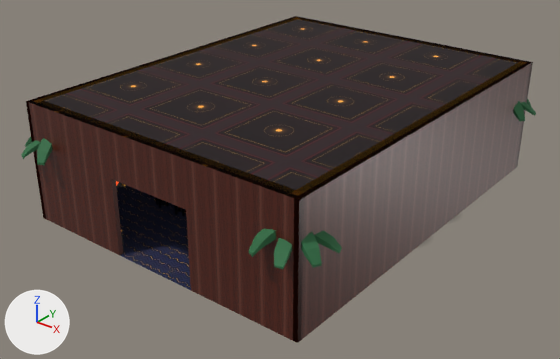
The glTF model tools/paquet_essai/casino_minuit/decor/zone-R-POKER.glb, before and after one commit.
Both versions are drawn from a 50 mm camera at (-13.3, -4.9, 16.3) aimed at (-33.1, 19.9, 1.0). Arrows for +X, +Y and +Z are at lower left; the lights stay in place. The older version comes first. Where no turn or scale is listed for an object, it has been applied to the vertices.

Script lines for the objects in view, before the commit:
```python
mat_da_boislaque = principled_material('da.boisLaque')
mat_da_boislaque.texture = img_8baffad2e5b9109d_png
mat_da_boislaque.metallic = 0.05
mat_da_boislaque.roughness = 0.35
mat_da_moquettec = principled_material('da.moquetteC')
mat_da_moquettec.texture = img_6d0333e4bb6b873a_png
mat_da_moquettec.roughness = 0.95
mat_da_plafondbas = principled_material('da.plafondBas')
mat_da_plafondbas.texture = img_9be791e16c2f94d6_png
mat_da_plafondbas.roughness = 1.0
me_mesh_0 = bpy.data.meshes.new('Mesh_0')
me_mesh_0.from_pydata(...)  # 4 vertices, 2 faces; spans x -40.0..-26.0, y 12.0..30.0, z 0.0
me_mesh_0.materials.append(mat_da_moquettec)  # picture img_6d0333e4bb6b873a_png
me_mesh_1 = bpy.data.meshes.new('Mesh_1')
me_mesh_1.from_pydata(...)  # 4 vertices, 2 faces; spans x -40.0..-26.0, y 12.0..30.0, z 5.4
me_mesh_1.materials.append(mat_da_plafondbas)  # picture img_9be791e16c2f94d6_png
me_mesh_2 = bpy.data.meshes.new('Mesh_2')
me_mesh_2.from_pydata(...)  # 36 vertices, 72 faces; spans x -40.0..-26.0, y 12.0..30.0, z 0.0..5.4
me_mesh_2.materials.append(mat_da_boislaque)  # picture img_8baffad2e5b9109d_png
me_mesh_4 = bpy.data.meshes.new('Mesh_4')
me_mesh_4.from_pydata(...)  # 2744 vertices, 4852 faces; spans x -39.8..-26.2, y 12.2..29.8, z 0.0..5.4
me_mesh_4.materials.append(mat_kit_palette_e2)
ob_static = bpy.data.objects.new('static', me_mesh_0)
ob_static.location = (0.0, 0.0, 0.0)
ob_static_001 = bpy.data.objects.new('static.001', me_mesh_1)
ob_static_001.location = (0.0, 0.0, 0.0)
ob_static_002 = bpy.data.objects.new('static.002', me_mesh_2)
ob_static_002.location = (0.0, 0.0, 0.0)
ob_static_004 = bpy.data.objects.new('static.004', me_mesh_4)
ob_static_004.location = (0.0, 0.0, 0.0)
# also in view: 'props.001' at (-33.0, 21.0, 2.2)
```
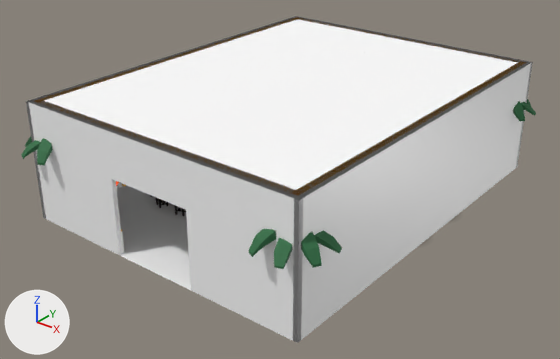
Changed parts and their boxes [x1, y1, x2, y2] in the pictures (560 x 359 px):
'static.002', surface changed (lighter)
    both: [26, 16, 533, 343]
'static.001', surface changed (lighter)
    both: [29, 16, 532, 200]
'static', surface changed (lighter)
    both: [117, 185, 191, 290]

The change in detail:
Picture 'matiere.png' (img_matiere_png) is new.
Material 'da.moquetteC' (mat_da_moquettec) changes its picture from img_6d0333e4bb6b873a_png to img_matiere_png.
Material 'da.plafondBas' (mat_da_plafondbas) changes its picture from img_9be791e16c2f94d6_png to img_matiere_png.
Material 'da.boisLaque' (mat_da_boislaque) changes its picture from img_8baffad2e5b9109d_png to img_matiere_png.
